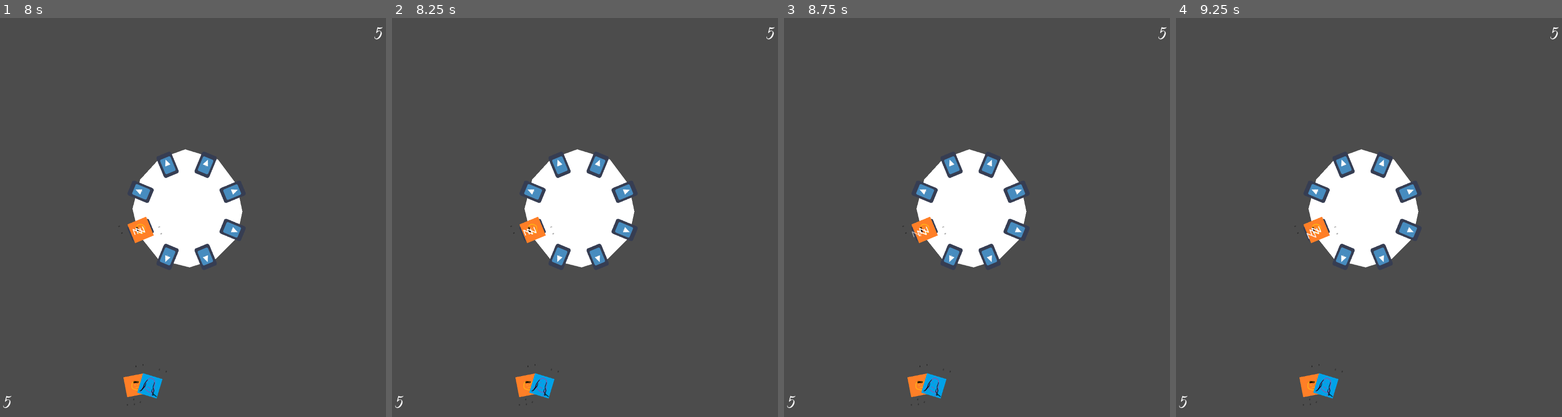
Above: before the commit, frames 1-4 (left to right).
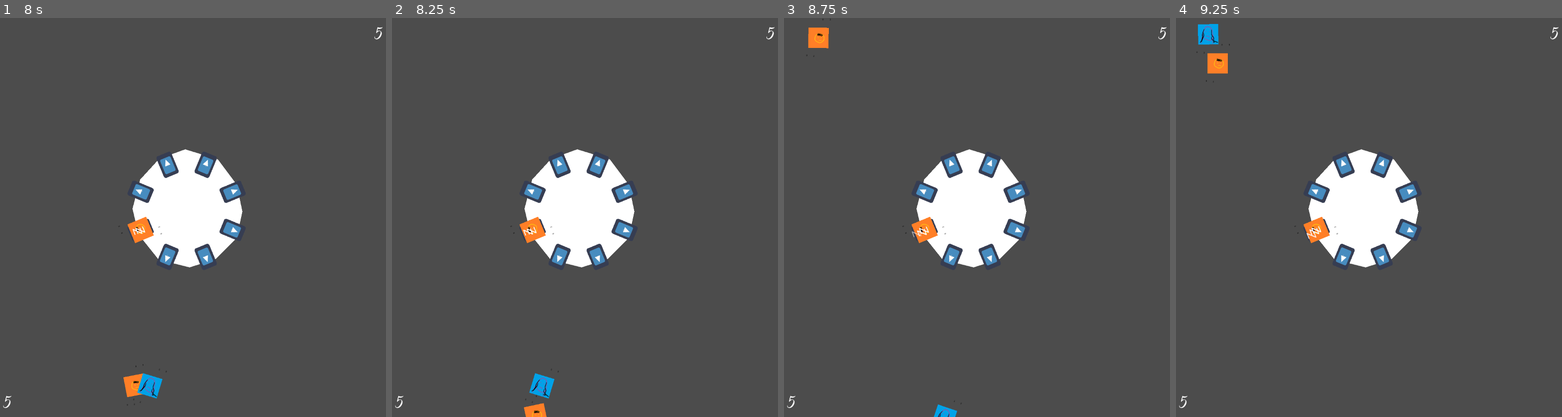
Above: after the commit, the same moments.

Repository: AbeVos/ggj-2022
Game: Godot game, scene res://Board.tscn
The game is run twice, just before and just after one commit, with the same random seed, the same clock (stepped at 60 frames per second) and the same inputs. The engine's default icon, where the game draws it, is replaced by a stand-in: a white triangle on a blue panel in a dark square.
Inputs (mouse positions are in pixels of both pictures, inside the frame that each line leads up to):
- Up to frame 1 (8 s): drag from (231, 229) to (138, 193) at 0.52 s; tap Enter at 1.25, 2.75, 4.25 s; drag from (204, 257) to (138, 193) at 1.27 s; tap Space at 2, 3.5, 5 s; move the mouse to (165, 257) at 2.02 s; click (165, 257) at 2.17 s; drag from (138, 229) to (231, 193) at 2.77 s; drag from (138, 193) to (123, 393) at 3.52 s; drag from (165, 165) to (123, 393) at 4.27 s; move the mouse to (204, 165) at 5.02 s; click (204, 165) at 5.17 s; drag from (231, 193) to (142, 385) at 5.77 s; drag from (123, 393) to (138, 193) at 6.52 s; drag from (111, 237) to (231, 193) at 7.27 s
- Up to frame 2 (8.25 s): move the mouse to (623, 129) at 8.02 s; click (623, 129) at 8.17 s
- Up to frame 3 (8.75 s): no input
- Up to frame 4 (9.25 s): drag from (1349, 297) to (1407, 193) at 8.77 s

Frame 1 is identical in both runs. In frame 2, 0.4% of the frame differs, in the area x 32-41%, y 86-100%; in frame 3, 0.9%; in frame 4, 1.0%, in the area x 5-44%, y 1-98%.
Error before the commit: Parse Error: Unexpected indentation. (res://handcards/discard-pile.gd:68)

Commit message:
fix merge fout

Diff:
--- a/handcards/discard-pile.gd
+++ b/handcards/discard-pile.gd
@@ -64,29 +64,3 @@
 
     yield(tween, "tween_all_completed")
     emit_signal("hand_discarded")
-
-        var position = card.global_position
-        var rotation = card.global_rotation_degrees
-
-        follower.remove_child(card)
-        cards.remove_child(follower)
-        follower.queue_free()
-
-        add_child(card)
-        card.global_position = position
-        card.global_rotation_degrees = rotation
-
-        tween.interpolate_property(
-            card, "global_position",
-            position, rect_position, 1.0,
-            Tween.TRANS_BACK, Tween.EASE_IN_OUT)
-        tween.interpolate_property(
-            card, "global_rotation_degrees",
-            rotation, 0, 1.0,
-            Tween.TRANS_BACK, Tween.EASE_IN_OUT)
-        tween.start()
-
-        yield(get_tree().create_timer(0.5), "timeout")
-
-    yield(tween, "tween_all_completed")
-    emit_signal("hand_discarded")
